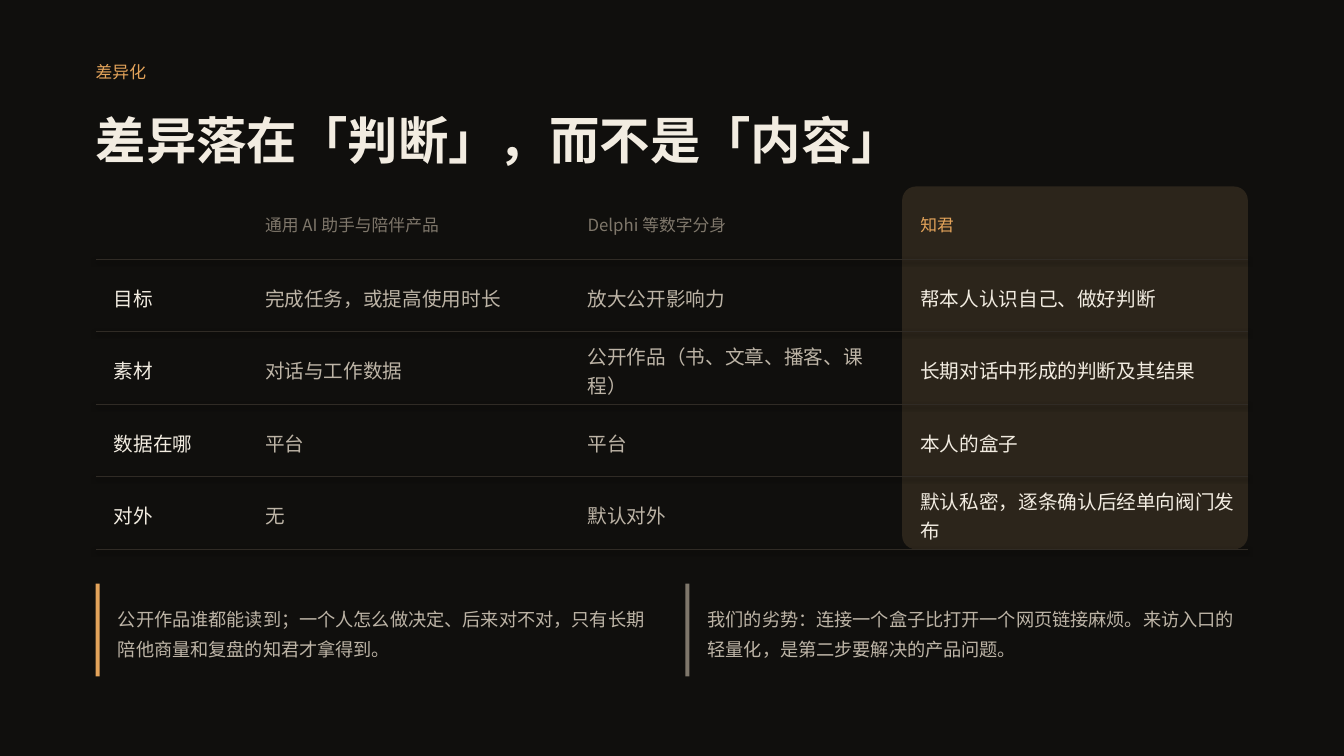
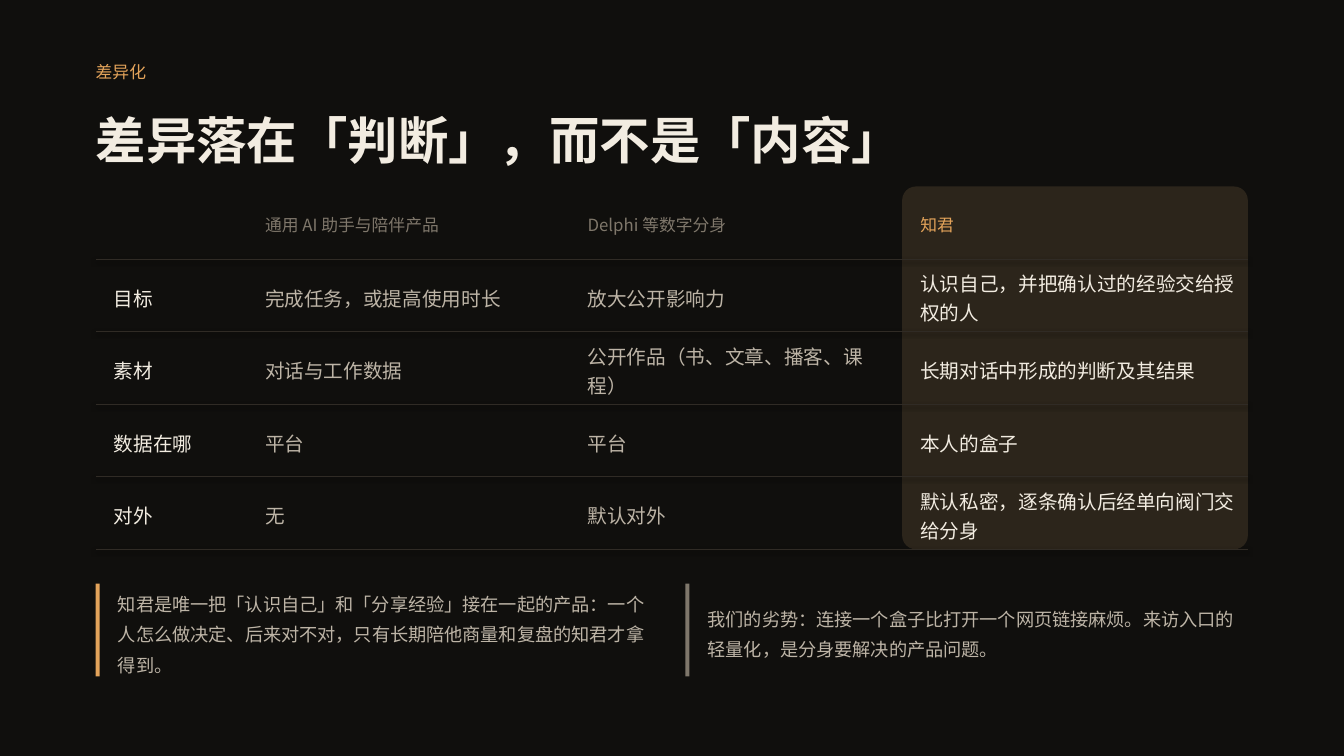
Before and after one commit to finewood2008/centaurAI, a slide deck: slide 16 of docs/product/ZHIJUN_BUSINESS_PLAN.pptx (slide 15 before the commit). Drawn at 1344x756 pixels with LibreOffice and Linux fonts; fonts in the diff are those of the drawing. Boxes give left, top, right and bottom in pixels: in the first picture for what was removed or moved away, otherwise in the second. Text is boxed around its words. In the diff, an @@ line names an element or a change of style, - is before the commit and + after.

```diff
--- a/docs/product/ZHIJUN_BUSINESS_PLAN.pptx
+++ b/docs/product/ZHIJUN_BUSINESS_PLAN.pptx
@@ text at (920, 274, 1234, 322): text changed @@
-帮本人认识自己、做好判断
+认识自己，并把确认过的经验交给授权的人
@@ text at (920, 492, 1234, 540): text changed @@
-默认私密，逐条确认后经单向阀门发布
+默认私密，逐条确认后经单向阀门交给分身
@@ text at (118, 595, 644, 674): text changed @@
-公开作品谁都能读到；一个人怎么做决定、后来对不对，只有长期陪他商量和复盘的知君才拿得到。
+知君是唯一把「认识自己」和「分享经验」接在一起的产品：一个人怎么做决定、后来对不对，只有长期陪他商量和复盘的知君才拿得到。
@@ text at (708, 610, 1234, 658): text changed @@
-我们的劣势：连接一个盒子比打开一个网页链接麻烦。来访入口的轻量化，是第二步要解决的产品问题。
+我们的劣势：连接一个盒子比打开一个网页链接麻烦。来访入口的轻量化，是分身要解决的产品问题。
```
Also in this commit, not shown: 18 other slides changed, 1 slide added, 2 other files.
